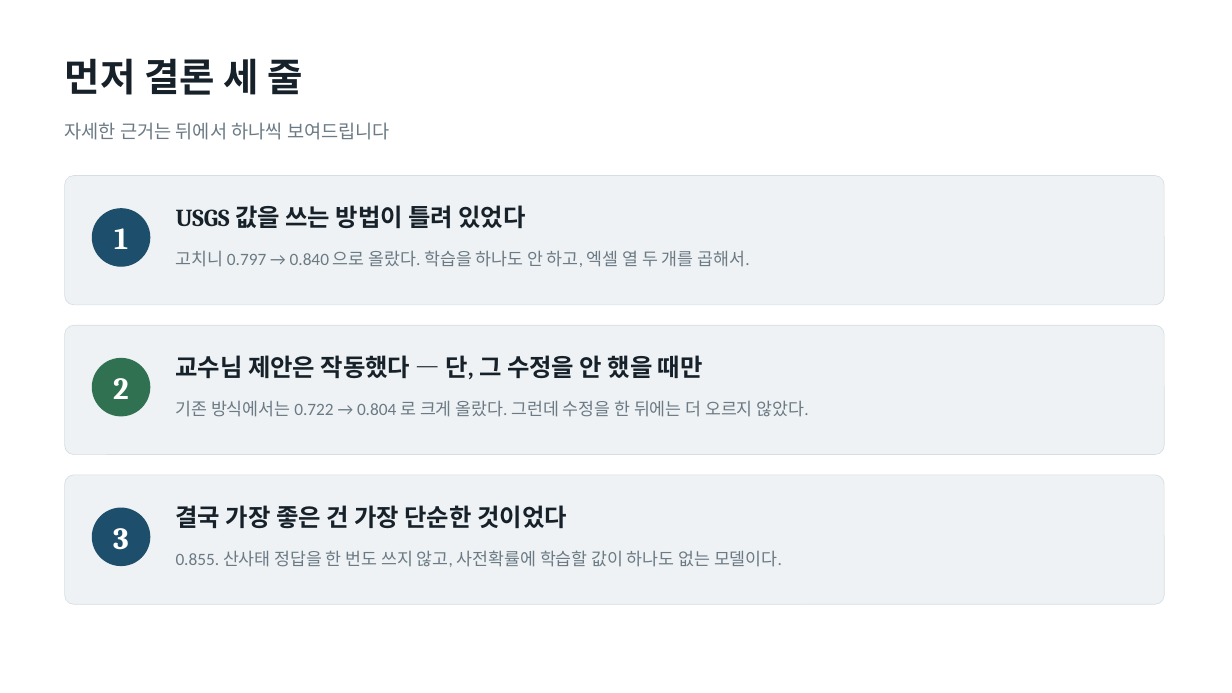
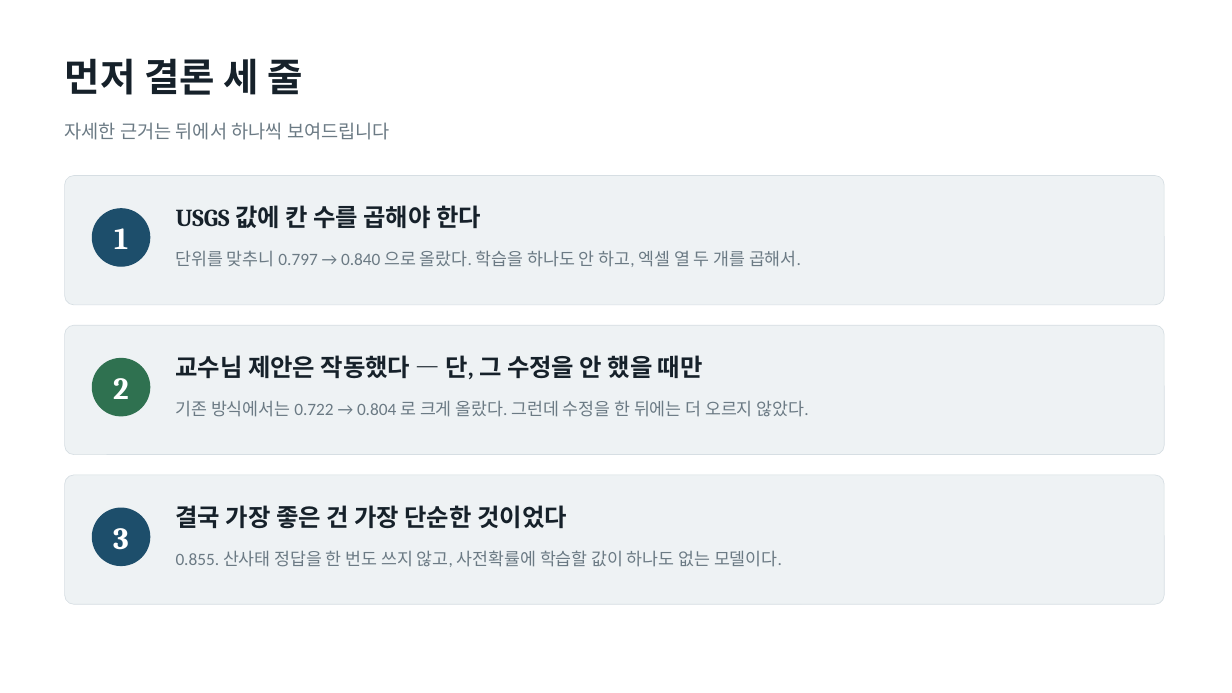
Before and after one commit to minji1217/pilotA, a slide deck: slide 2 of results/deck/LOEO_발표자료.pptx. Drawn at 1232x693 pixels with LibreOffice and Linux fonts; fonts in the diff are those of the drawing. Boxes give left, top, right and bottom in pixels: in the first picture for what was removed or moved away, otherwise in the second. Text is boxed around its words. In the diff, an @@ line names an element or a change of style, - is before the commit and + after.

```diff
--- a/results/deck/LOEO_발표자료.pptx
+++ b/results/deck/LOEO_발표자료.pptx
@@ text at box(176, 205, 481, 228): text changed @@
-USGS 값을 쓰는 방법이 틀려 있었다
+USGS 값에 칸 수를 곱해야 한다
@@ text at box(176, 250, 801, 267): text changed @@
-고치니 0.797 → 0.840 으로 올랐다. 학습을 하나도 안 하고, 엑셀 열 두 개를 곱해서.
+단위를 맞추니 0.797 → 0.840 으로 올랐다. 학습을 하나도 안 하고, 엑셀 열 두 개를 곱해서.
```
Also in this commit, not shown: 1 other slide changed, 3 other files.
